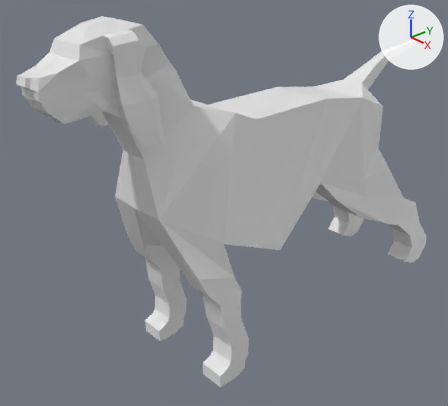
Renders of the Blender file Assets/blender/animals/dog/dog.blend from each side of a commit.
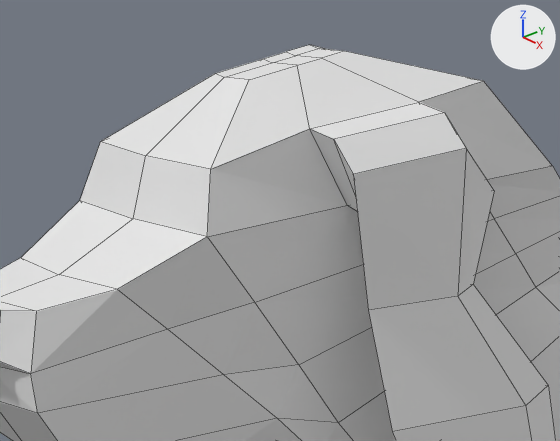
There are two pictures of each version: one whole from a 50 mm lens placed at (0.828, -0.858, 0.79), pointed at (-0.043, -0.084, 0.277), one close up on the part from 7% to 36% of the width and 1% to 27% of the height. Arrows for +X, +Y and +Z are at upper right; the lights stay in place. The close-ups show mesh edges as thin lines.
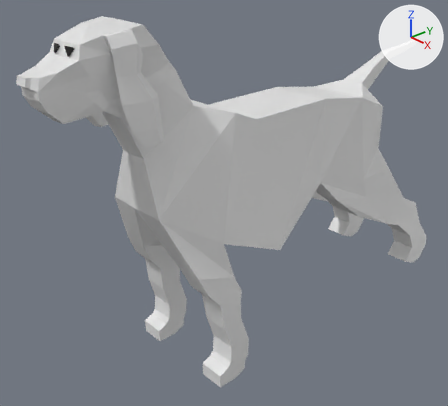
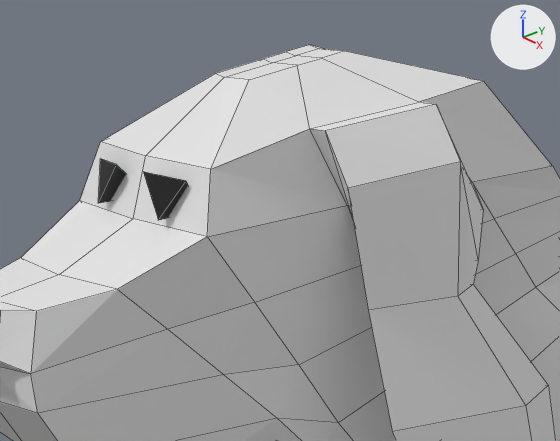
Changed parts and their boxes [x1, y1, x2, y2] in the close-ups (560 x 441 px; the box of a moved part takes in the faces that stretch with it):
'Cube.002', added (black)
    after: [144, 172, 188, 220]
'Cube.001', added (black)
    after: [98, 158, 126, 203]
part 1 of me_cube_001, moved or reshaped
    before: [310, 102, 494, 311]
    after: [310, 102, 483, 311]

The change, as a diff of the scene's bpy script:
```diff
--- a/Assets/blender/animals/dog/dog.blend.py
+++ b/Assets/blender/animals/dog/dog.blend.py
@@ mat_material @@
+mat_material = principled_material('Material')
+mat_material.base_color = (0.0, 0.0, 0.0)  # black #000000
@@ me_cube_001 @@
 me_cube_001.from_pydata(...)  # 212 vertices, 186 faces; spans x -5.6..5.64, y -1.38..0.0, z -4.55..3.09
 # used by ob_cube; location = (-0.0027, 0.0, 0.3969); rotation_euler = (0.0, 0.0, -1.571), in degrees (0, 0, -90); scale = (0.0888, 0.0888, 0.0888)
-me_cube_001.vertices[188].co = (3.63, -0.54, 2.57)
-me_cube_001.vertices[189].co = (4.21, -0.56, 2.55)
-me_cube_001.vertices[190].co = (3.84, -0.59, 2.9)
-me_cube_001.vertices[191].co = (4.33, -0.58, 2.85)
-me_cube_001.vertices[192].co = (3.63, -0.58, 2.58)
-me_cube_001.vertices[193].co = (4.21, -0.59, 2.55)
-me_cube_001.vertices[194].co = (3.84, -0.72, 2.78)
-me_cube_001.vertices[195].co = (4.33, -0.7, 2.73)
+# me_cube_001 part 1
+me_cube_001.vertices[188].co = (3.63, -0.5, 2.49)
+me_cube_001.vertices[189].co = (4.21, -0.51, 2.47)
+me_cube_001.vertices[190].co = (3.84, -0.54, 2.92)
+me_cube_001.vertices[191].co = (4.33, -0.53, 2.87)
+me_cube_001.vertices[192].co = (3.71, -0.57, 2.32)
+me_cube_001.vertices[193].co = (4.21, -0.56, 2.3)
+me_cube_001.vertices[194].co = (3.84, -0.68, 2.72)
+me_cube_001.vertices[195].co = (4.33, -0.65, 2.68)
@@ me_cube_003 @@
+me_cube_003.from_pydata([(-1.0, -1.0, -1.0), (-0.18, 0.06, 0.9), (-0.7, 0.9, -0.84), (0.93, 0.02, -1.04)], [], [(0, 1, 2), (2, 1, 3), (3, 1, 0), (2, 3, 0)])
+me_cube_003.materials.append(mat_material)  # black #000000
@@ ob_cube_002 @@
+ob_cube_002 = bpy.data.objects.new('Cube.002', me_cube_003)
+ob_cube_002.parent = ob_cube
+ob_cube_002.matrix_parent_inverse = Matrix(((0.0, -11.26, 0.0, 0.0), (11.26, 0.0, 0.0, 0.0302), (0.0, 0.0, 11.26, -4.47), (0.0, 0.0, 0.0, 1.0)))
+ob_cube_002.location = (0.0139, -0.429, 0.636)
+ob_cube_002.rotation_euler = (-0.413, 0.954, -3.288)  # degrees (-24, 55, -188)
+ob_cube_002.scale = (-0.00912, 0.00912, 0.00912)
@@ ob_cube_001 @@
+ob_cube_001 = bpy.data.objects.new('Cube.001', me_cube_003.copy())
+ob_cube_001.parent = ob_cube
+ob_cube_001.matrix_parent_inverse = Matrix(((0.0, -11.26, 0.0, 0.0), (11.26, 0.0, 0.0, 0.0302), (0.0, 0.0, 11.26, -4.47), (0.0, 0.0, 0.0, 1.0)))
+ob_cube_001.location = (-0.0195, -0.429, 0.636)
+ob_cube_001.rotation_euler = (-0.413, -0.954, -2.995)  # degrees (-24, -55, -172)
+ob_cube_001.scale = (0.00912, 0.00912, 0.00912)
```
